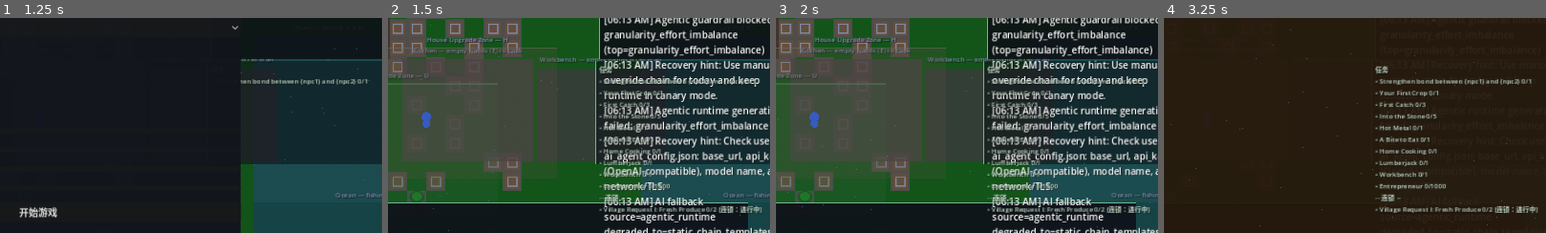
Above: before the commit, frames 1-4 (left to right).
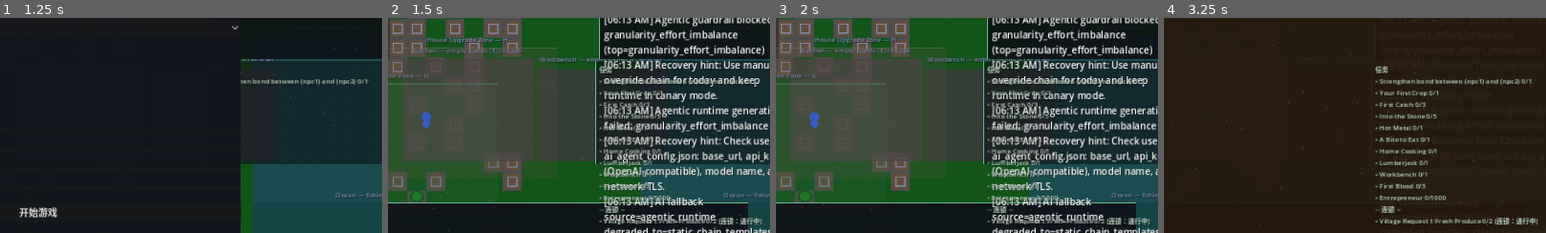
Above: after the commit, the same moments.

Repository: whu3554055-crypto/Stardew-Valley-AI
Game: Godot game, scene res://scenes/main.tscn
Same seed, same stepped clock (60 frames per second), same inputs: the game is played once before the commit and once after it. Sound files missing from this copy of the repository are replaced by a short silence.
Inputs (mouse positions are % of the whole screen's width and height, from its top left):
- Up to frame 1 (1.25 s): click (50, 18) at 0.52 s; type "12" at 0.6 s
- Up to frame 2 (1.5 s): click "开始游戏" at 1.25 s
- Up to frame 3 (2 s): no input
- Up to frame 4 (3.25 s): click "AI Config" at 2 s; move the mouse to (72, 45) at 2.77 s; press the mouse at (72, 45) at 2.78 s; hold D (move_right) from 2.78 s (still down); tap B (open_shop) at 3.02 s
The pictures show only the part of the screen within x 45-95%, y 26-76%; the shares and areas given below are measured in that part.

Frame 1 is identical in both runs. In frame 2, 2.0% of the frame differs, in the area x 55-98%, y 76-97%; in frame 3, 2.0%; in frame 4, 2.2%.

Commit message:
combat: auto-start combat quests and unlock deep hunt progression
Made-with: Cursor

Diff:
--- a/scenes/main.gd
+++ b/scenes/main.gd
@@ -1109,6 +1109,7 @@
 		QuestSystem.start_quest("intro_cook")
 		QuestSystem.start_quest("intro_chop")
 		QuestSystem.start_quest("intro_craft")
+		QuestSystem.start_quest("intro_combat")
 		QuestSystem.start_quest("earn_gold")
 
 	if DailyNarrativeSystem:
@@ -1696,6 +1697,9 @@
 			record_world_event(reward_line)
 			show_quick_tip(reward_line, 1.75)
 		_apply_story_completion_feedback(quest_data)
+		if quest_id == "intro_combat":
+			QuestSystem.start_quest("deep_mine_hunt")
+			record_world_event("New combat contract unlocked: Deep Mine Hunt.")
 	_refresh_quest_log()
 
 func _on_quest_failed(quest_id: String, reason: String) -> void:
